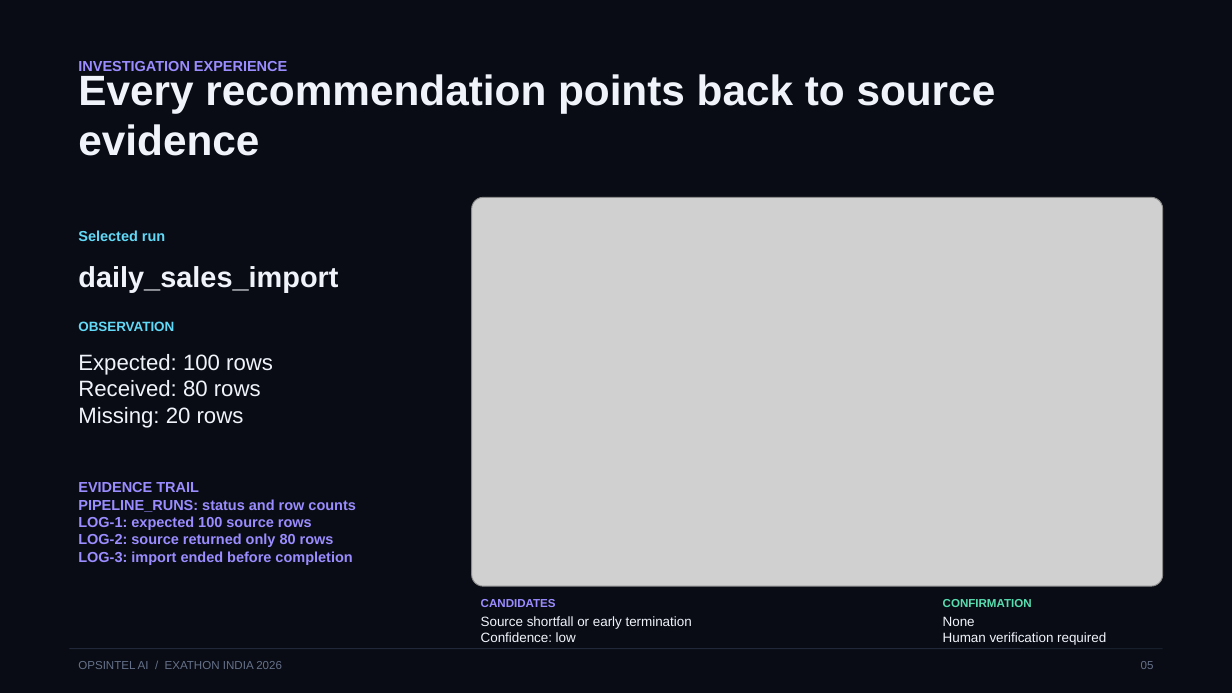
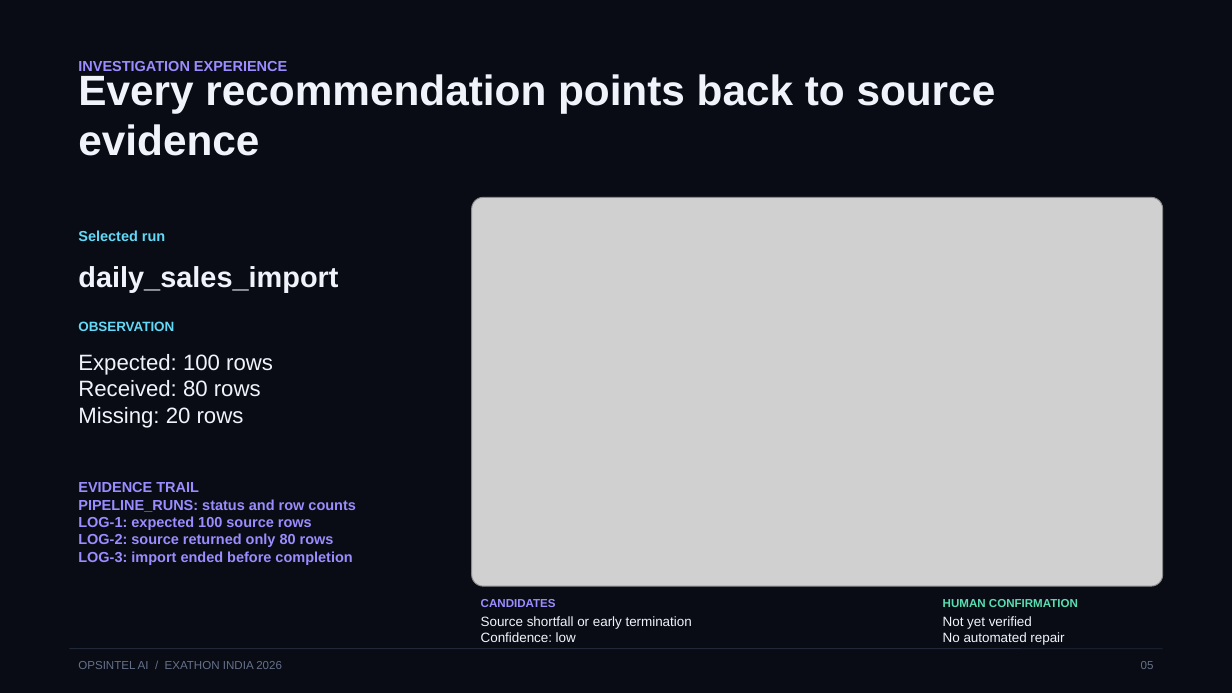
Before and after one commit to Anafa-thabassum/opsintel-ai, a slide deck: slide 5 of submission/opsintel-ai-pitch-deck.pptx. Drawn at 1232x693 pixels with LibreOffice and Linux fonts; fonts in the diff are those of the drawing; grey boxes stand for pictures. Boxes give left, top, right and bottom in pixels: in the first picture for what was removed or moved away, otherwise in the second. Text is boxed around its words. In the diff, an @@ line names an element or a change of style, - is before the commit and + after.

```diff
--- a/submission/opsintel-ai-pitch-deck.pptx
+++ b/submission/opsintel-ai-pitch-deck.pptx
@@ text at (x1=943, y1=599, x2=1078, y2=607): text changed @@
-CONFIRMATION
+HUMAN CONFIRMATION
@@ text at (x1=943, y1=616, x2=1064, y2=645): text changed @@
-None
-Human verification required
+Not yet verified
+No automated repair
```
Also in this commit, not shown: 7 other slides changed, 25 other files.
